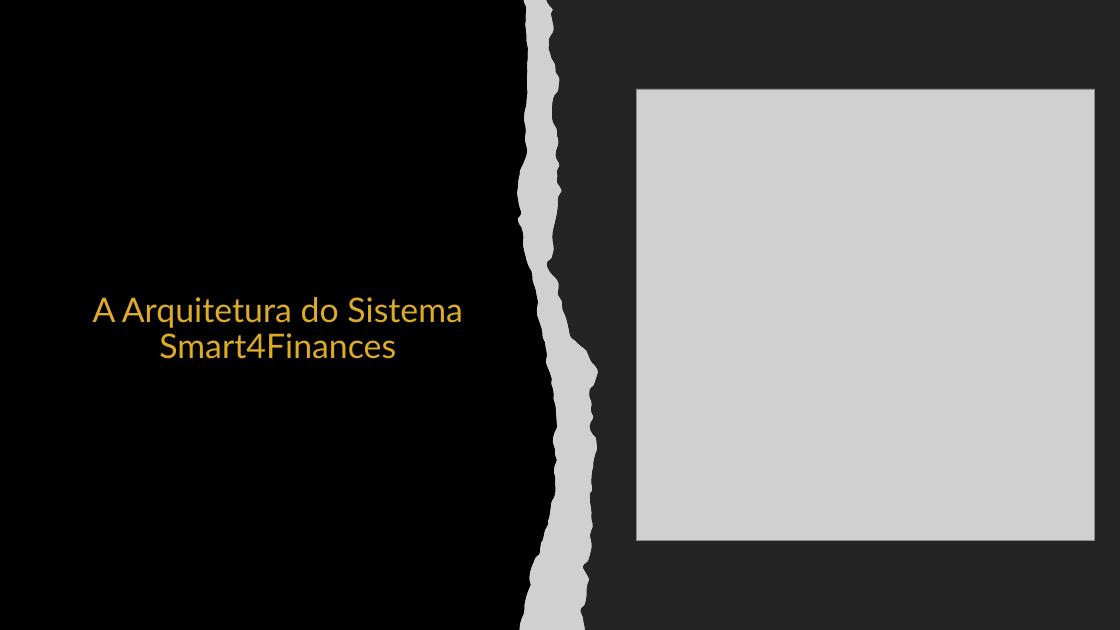
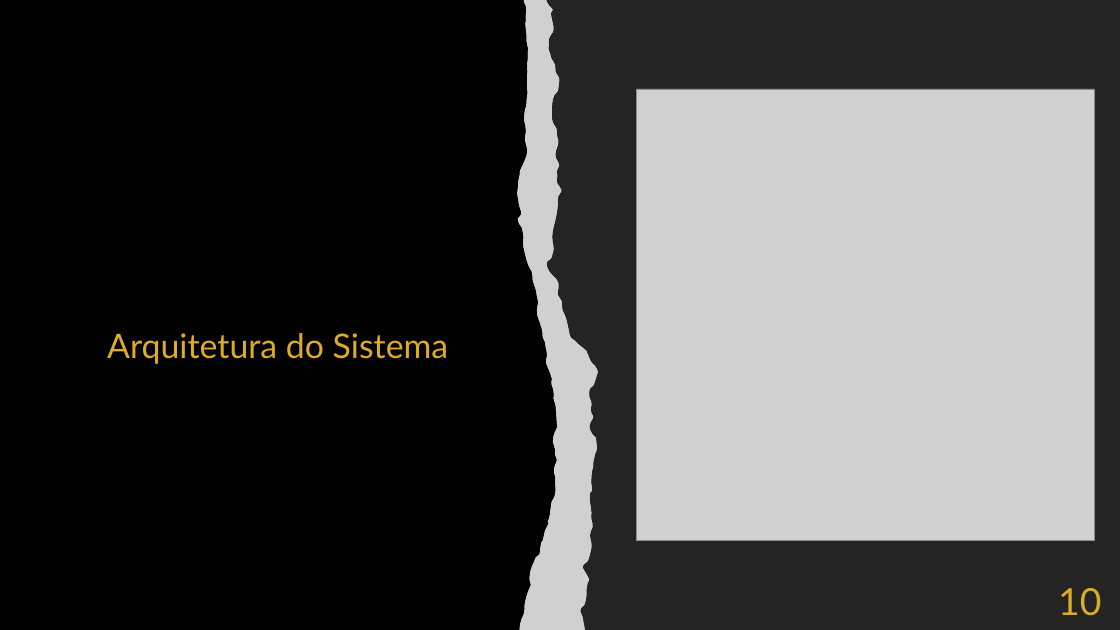
Before and after one commit to goncaloferreira966/Smart4Finances, a slide deck: slide 10 of Smart4FiancesApresentacao.pptx (slide 8 before the commit). Drawn at 1120x630 pixels with LibreOffice and Linux fonts; fonts in the diff are those of the drawing; grey boxes stand for pictures. Boxes give left, top, right and bottom in pixels: in the first picture for what was removed or moved away, otherwise in the second. Text is boxed around its words. In the diff, an @@ line names an element or a change of style, - is before the commit and + after.

```diff
--- a/Smart4FiancesApresentacao.pptx
+++ b/Smart4FiancesApresentacao.pptx
@@ title at (107,333,449,364): text changed @@
-A Arquitetura do Sistema Smart4Finances
+Arquitetura do Sistema
@@ text added at (1058,588,1101,616), 32 pt, text #DDAB28 @@
+10
```
Also in this commit, not shown: 5 other slides changed, 4 slides added, 1 slide removed.
